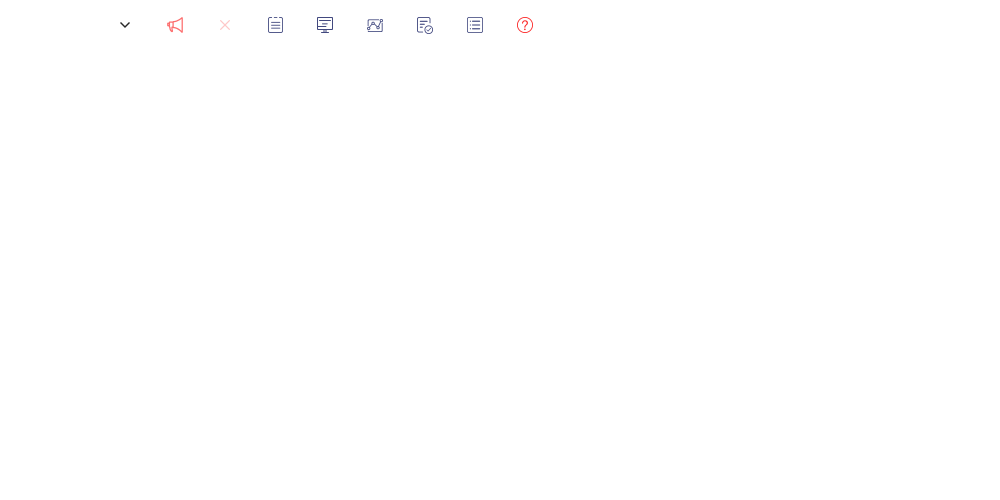
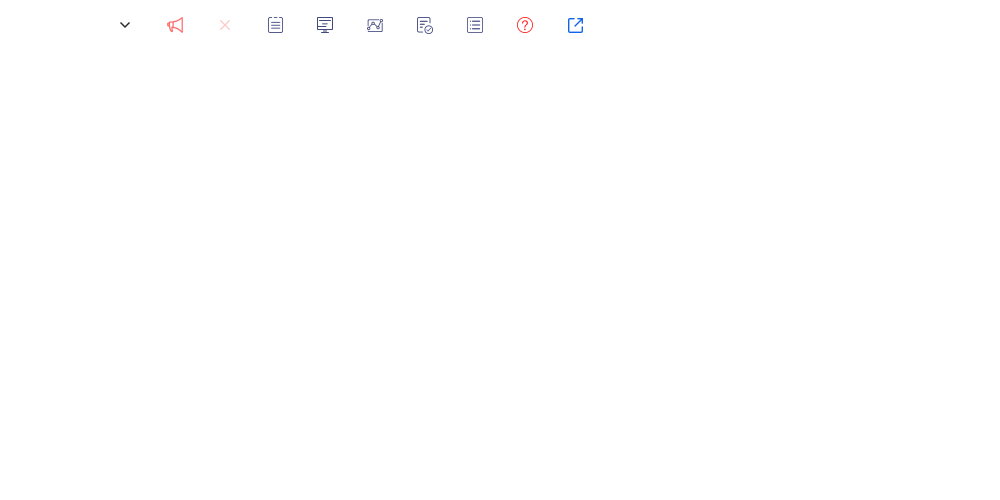
Layered file, before and after one edit (1000px x 500px). Changes by layer:
added layer "新增" above "形状 7" over [568, 18, 583, 33]
